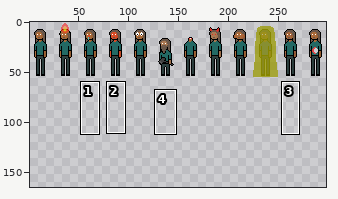
One commit to this sprite sheet: assets/female.png. Above, an overview of the earlier version with the close-up marked.
Close-up. Before:
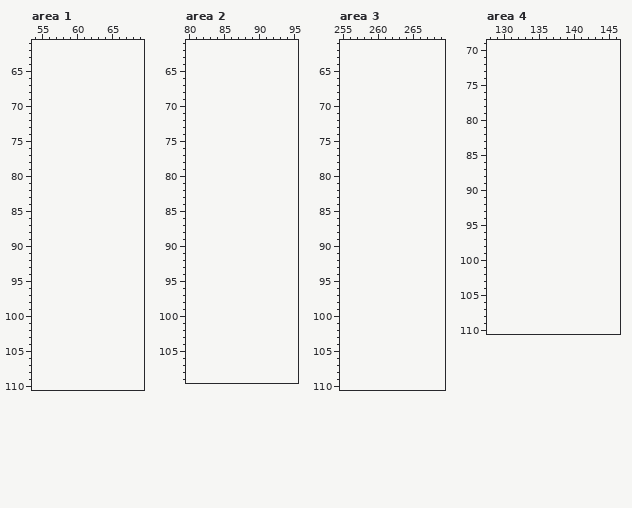
The file is 300x55 pixels. Colours within 5 levels of each other are drawn and written as one. Shown: area 1: x 54..69, y 61..110; area 2: x 80..95, y 61..109; area 3: x 255..269, y 61..110; area 4: x 128..146, y 69..110. The old version is drawn lined up with the new one, on the new canvas. The wide view leaves out empty margins. The commit also changed other parts of the picture, which this record leaves out.
After:
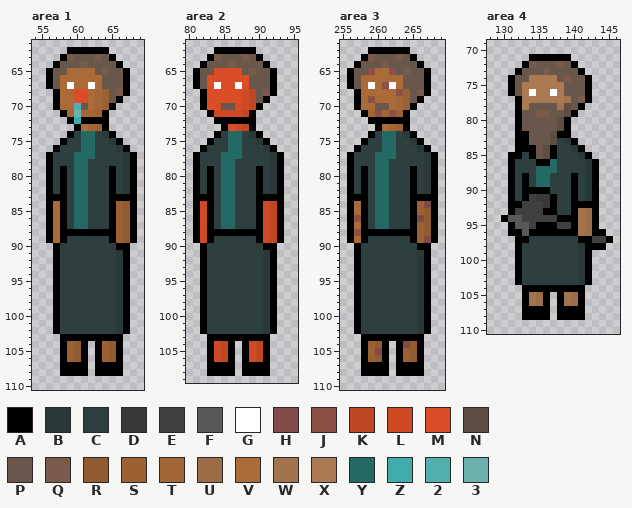
Palette (. is transparent): A #000000  B #283938  C #2d403f  D #393939  E #404040  F #595959  G #ffffff  H #814947  J #8c5049  K #bf4824  L #d04925  M #da4d27  N #5e4e42  P #68574a  Q #785b4a  R #935c30  S #9b6133  T #a36636  U #9b6d49  V #ab6b39  W #a3734e  X #ab7952  Y #236964  Z #40abaa  2 #53b0ad  3 #6ab2ab
What changed:
canvas 300x55 -> 300x165
Area 1:
y 62: x 59..64 ...... -> AAAAAA
y 63: x 58..65 ........ -> AQPPPQPA
y 64: x 57..66 .......... -> APPPQPPPPA
y 65: x 56..67 ............ -> APPVVVVPQPPA
y 66: x 56..67 ............ -> APVVVVVVPPPA
y 67: x 56..67 ............ -> APVGVVGVPPPA
y 68: x 57..67 ........... -> AVVMMVTSPQA
y 69: x 57..66 .......... -> AVVMMVTSPA
y 70: x 57..65 ......... -> AVV2PVTSA
y 71: x 58..64 ....... -> AT3TTSA
y 72: x 59..64 ...... -> AZAAAA
y 73: x 60..64 ..... -> AVTSA
y 74: x 59..65 ....... -> ACYYCBA
y 75: x 58..66 ......... -> ACCYYCCBA
y 76: x 57..67 ........... -> ACCCYYCCCBA
y 77: x 56..68 ............. -> ACCCYYYCCCCBA
y 78: x 56..68 ............. -> ACCCYYCCCCCBA
y 79..82: x 56..68 ............. -> ACACYYCCCACBA
y 83: x 56..68 ............. -> AAACYYCCCAAAA
y 84..87: x 56..68 ............. -> AVACYYCCCASRA
y 88: x 56..68 ............. -> AVAAAAAAAASRA
y 89: x 56..68 ............. -> AVACCCCCCASRA
y 90: x 57..67 ........... -> ACCCCCCCCAA
y 91..102: x 57..67 ........... -> ACCCCCCCCBA
y 103: x 58..66 ......... -> AAAAAAAAA
y 104..106: x 58..61 .... -> ASRA; x 63..66 .... -> ASRA
y 107..108: x 58..61 .... -> AAAA; x 63..66 .... -> AAAA
Area 2:
y 62: x 84..89 ...... -> AAAAAA
y 63: x 83..90 ........ -> AQPPPQPA
y 64: x 82..91 .......... -> APPPQPPPPA
y 65: x 81..92 ............ -> APPMMMMPQPPA
y 66: x 81..92 ............ -> APMMMMMMPPPA
y 67: x 81..92 ............ -> APMGMMGMPPPA
y 68: x 82..92 ........... -> AMMMMMLKPQA
y 69: x 82..91 .......... -> AMMMMMLKPA
y 70: x 82..90 ......... -> AMMPPMLKA
y 71: x 83..89 ....... -> ALLLLKA
y 72: x 84..89 ...... -> AAAAAA
y 73: x 85..89 ..... -> AMLKA
y 74: x 84..90 ....... -> ACYYCBA
y 75: x 83..91 ......... -> ACCYYCCBA
y 76: x 82..92 ........... -> ACCCYYCCCBA
y 77: x 81..93 ............. -> ACCCYYYCCCCBA
y 78: x 81..93 ............. -> ACCCYYCCCCCBA
y 79..82: x 81..93 ............. -> ACACYYCCCACBA
y 83: x 81..93 ............. -> AAACYYCCCAAAA
y 84..87: x 81..93 ............. -> ALACYYCCCALKA
y 88: x 81..93 ............. -> ALAAAAAAAALKA
y 89: x 81..93 ............. -> ALACCCCCCALKA
y 90: x 82..92 ........... -> ACCCCCCCCAA
y 91..102: x 82..92 ........... -> ACCCCCCCCBA
y 103: x 83..91 ......... -> AAAAAAAAA
y 104..106: x 83..86 .... -> ALKA; x 88..91 .... -> ALKA
y 107..108: x 83..86 .... -> AAAA; x 88..91 .... -> AAAA
Area 3:
y 62: x 259..264 ...... -> AAAAAA
y 63: x 258..265 ........ -> AQPPPQPA
y 64: x 257..266 .......... -> APPPQPPPPA
y 65: x 256..267 ............ -> APPJVVJPQPPA
y 66: x 256..267 ............ -> APVVVVVVPPPA
y 67: x 256..267 ............ -> APVGVJGVPPPA
y 68: x 257..267 ........... -> AVVVVVJSPQA
y 69: x 257..266 .......... -> AVJVVVTSPA
y 70: x 257..265 ......... -> AVVPPVTSA
y 71: x 258..264 ....... -> ATJTJSA
y 72: x 259..264 ...... -> AAAAAA
y 73: x 260..264 ..... -> AVTSA
y 74: x 259..265 ....... -> ACYYCBA
y 75: x 258..266 ......... -> ACCYYCCBA
y 76: x 257..267 ........... -> ACCCYYCCCBA
y 77: x 256..268 ............. -> ACCCYYYCCCCBA
y 78: x 256..268 ............. -> ACCCYYCCCCCBA
y 79..82: x 256..268 ............. -> ACACYYCCCACBA
y 83: x 256..268 ............. -> AAACYYCCCAAAA
y 84: x 256..268 ............. -> AVACYYCCCASHA
y 85: x 256..268 ............. -> AVACYYCCCASRA
y 86: x 256..268 ............. -> AJACYYCCCAHRA
y 87: x 256..268 ............. -> AVACYYCCCASRA
y 88: x 256..268 ............. -> AJAAAAAAAASRA
y 89: x 256..268 ............. -> AVACCCCCCASHA
y 90: x 257..267 ........... -> ACCCCCCCCAA
y 91..102: x 257..267 ........... -> ACCCCCCCCBA
y 103: x 258..266 ......... -> AAAAAAAAA
y 104: x 258..261 .... -> ASRA; x 263..266 .... -> AHRA
y 105: x 258..261 .... -> ASHA; x 263..266 .... -> ASRA
y 106: x 258..261 .... -> ASRA; x 263..266 .... -> ASRA
y 107..108: x 258..261 .... -> AAAA; x 263..266 .... -> AAAA
Area 4:
y 71: x 134..139 ...... -> AAAAAA
y 72: x 133..140 ........ -> AQPPPQPA
y 73: x 132..141 .......... -> APPPQPPPPA
y 74: x 131..142 ............ -> APPXXXXPQPPA
y 75: x 131..142 ............ -> APXXXXXXPPPA
y 76: x 131..142 ............ -> APXGXXGXPPPA
y 77: x 132..142 ........... -> AXXXXXXWPQA
y 78: x 132..141 .......... -> AXPPPPWNPA
y 79: x 132..140 ......... -> APPQQPPNA
y 80..81: x 132..139 ........ -> APPPPPNA
y 82: x 132..139 ........ -> AAPPPNAA
y 83: x 132..140 ......... -> AAPPPNCBA
y 84: x 132..141 .......... -> AAAPNACCBA
y 85: x 131..142 ............ -> AACAPNACCCBA
y 86: x 131..143 ............. -> ACCCAAYCCCCBA
y 87: x 131..143 ............. -> ACCCYYYCCCCBA
y 88..89: x 131..143 ............. -> ACACYYCCCACBA
y 90: x 131..143 ............. -> ACAAAACCCACBA
y 91: x 131..143 ............. -> ACAEDDACCACBA
y 92: x 131..143 ............. -> AAEEEDACCAAAA
y 93: x 131..143 ............. -> AEEEEAACCAWUA
y 94: x 130..143 .............. -> AFFEEEEEAAAWUA
y 95: x 131..143 ............. -> AFFEAAAEEAWUA
y 96: x 131..144 .............. -> AAFAAAAAAAWUAA
y 97: x 132..145 .............. -> AACCCCCCCAAEEA
y 98: x 132..144 ............. -> ACCCCCCCCBAAA
y 99..103: x 132..142 ........... -> ACCCCCCCCBA
y 104: x 133..141 ......... -> AAAAAAAAA
y 105..106: x 133..136 .... -> AWUA; x 138..141 .... -> AWUA
y 107..108: x 133..136 .... -> AAAA; x 138..141 .... -> AAAA
